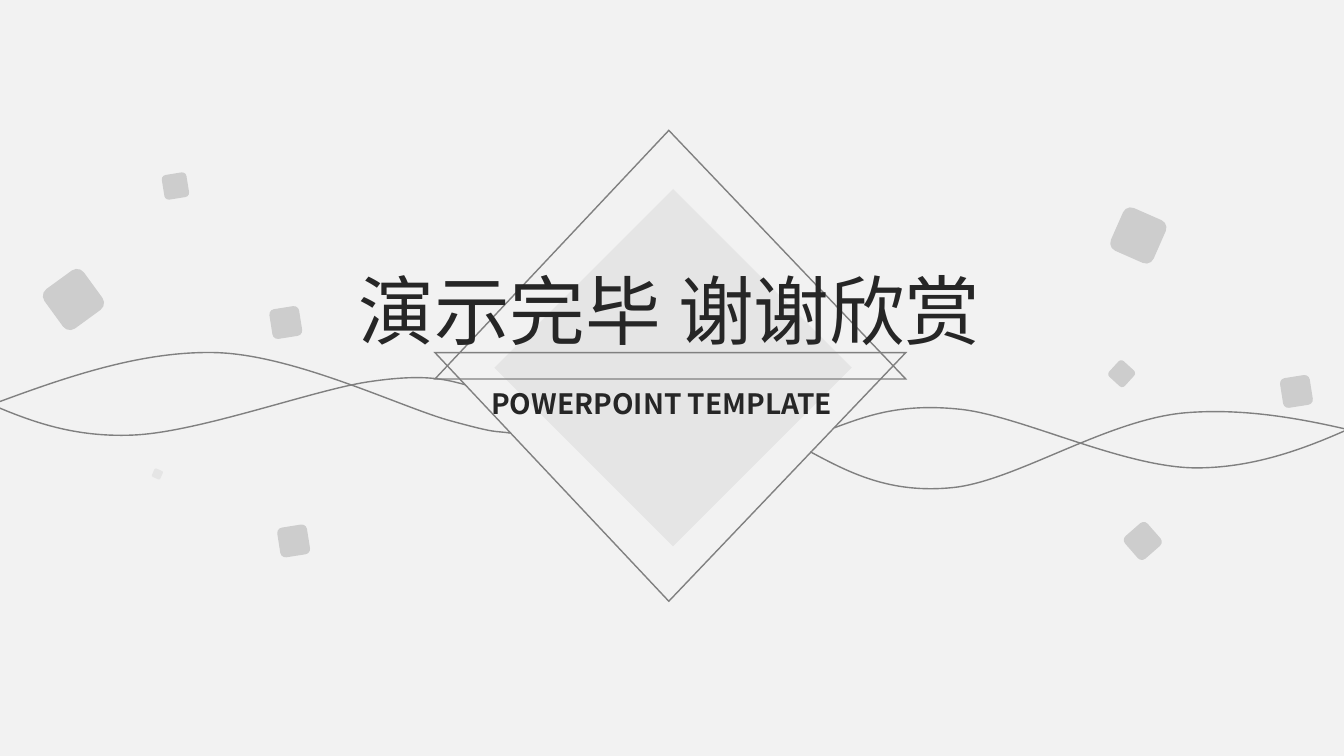
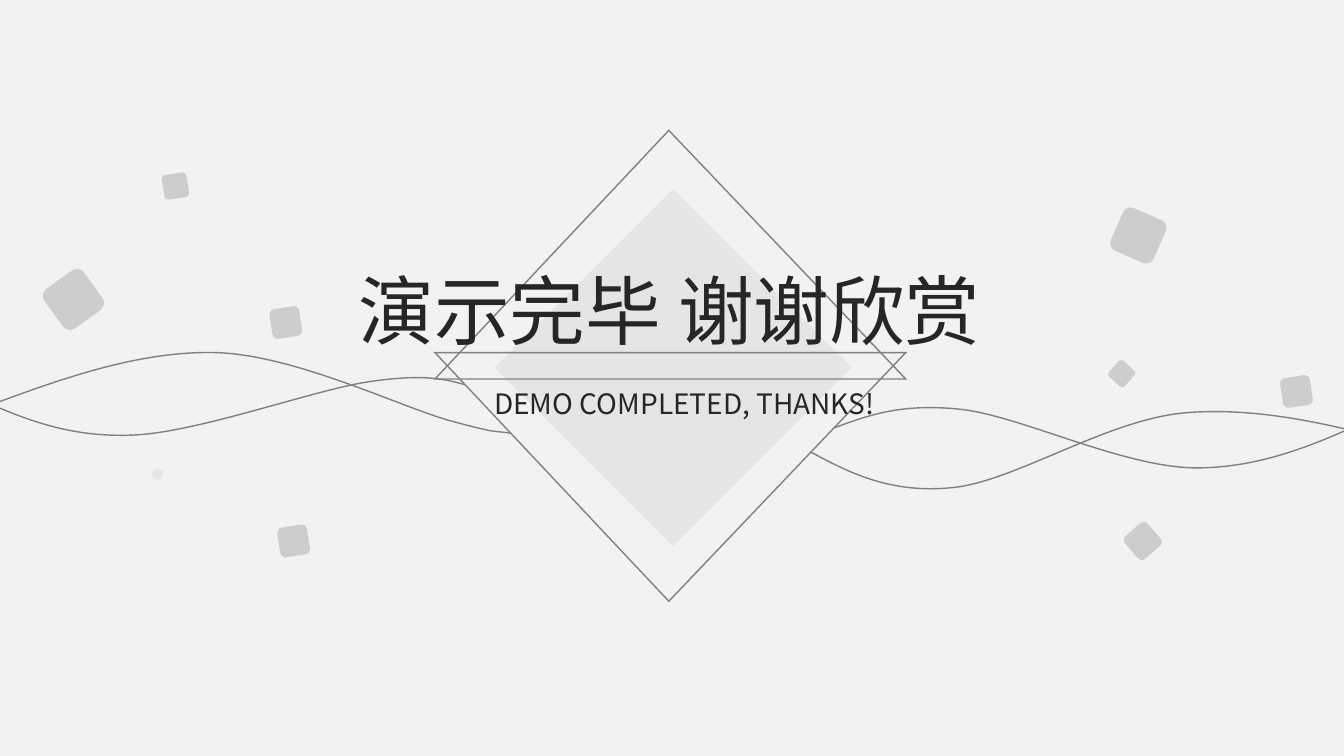
Before and after one commit to hanchuanchuan/goInception, a slide deck: slide 16 of python.pptx (slide 13 before the commit). Drawn at 1344x756 pixels with LibreOffice and Linux fonts; fonts in the diff are those of the drawing. Boxes give left, top, right and bottom in pixels: in the first picture for what was removed or moved away, otherwise in the second. Text is boxed around its words. In the diff, an @@ line names an element or a change of style, - is before the commit and + after.

```diff
--- a/python.pptx
+++ b/python.pptx
@@ text at (x1=494, y1=386, x2=874, y2=422): text changed; bold off @@
-POWERPOINT TEMPLATE
+DEMO COMPLETED, THANKS!
```
Also in this commit, not shown: 7 other slides changed, 4 slides added, 1 slide removed, 6 other files.
